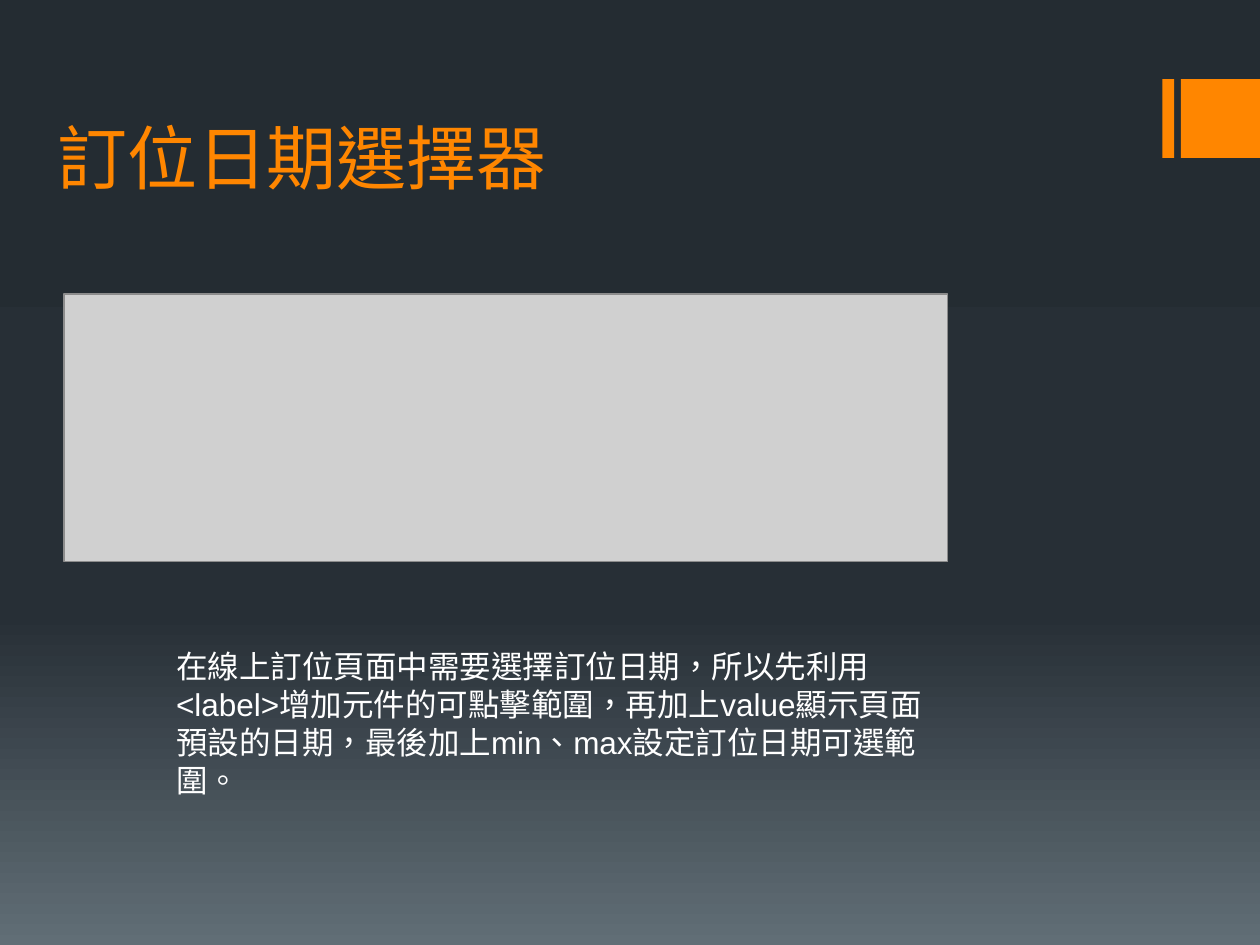
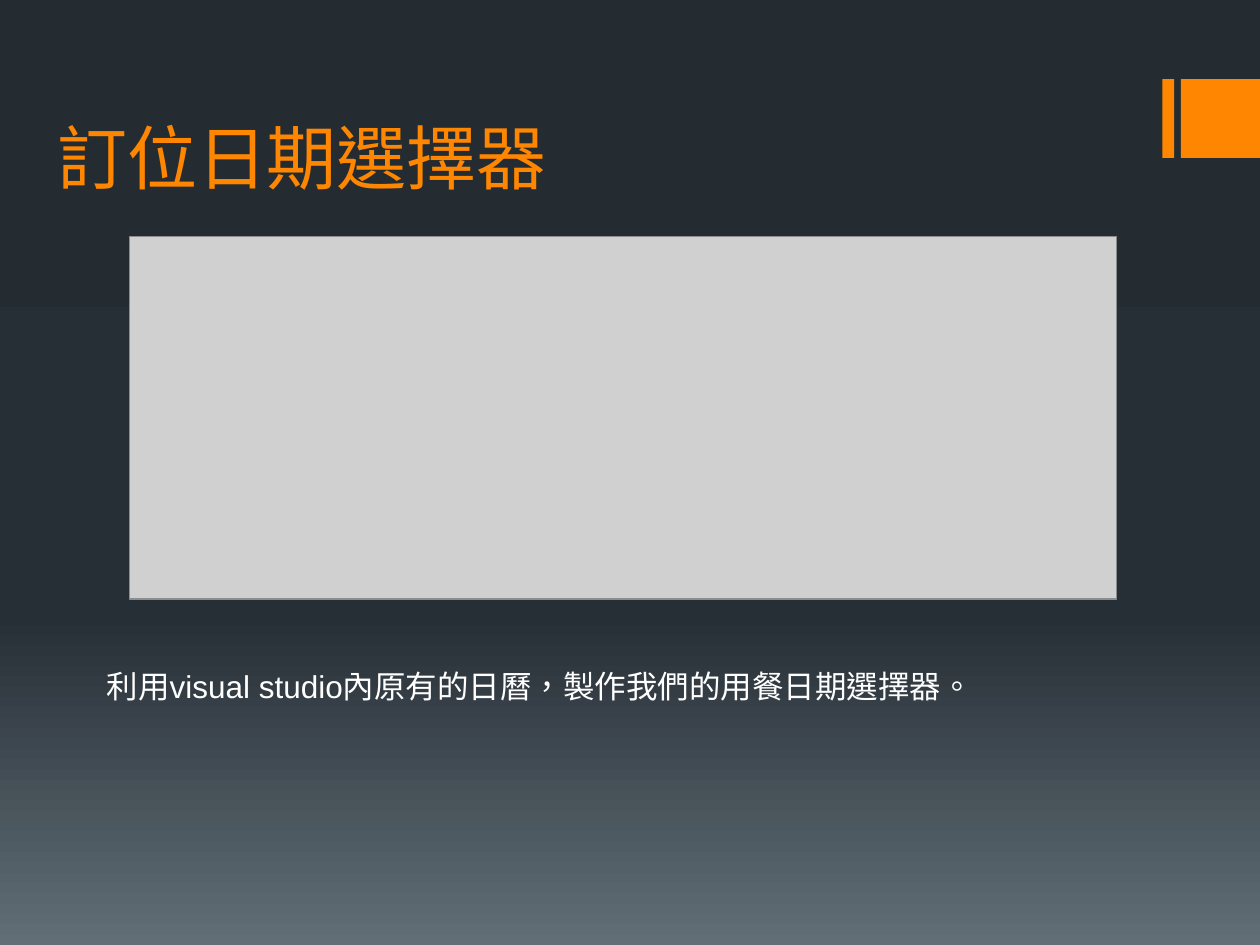
Before and after one commit to betty618742/meat, a slide deck: slide 5 of meat/互動式網頁期末報告.pptx. Drawn at 1260x945 pixels with LibreOffice and Linux fonts; fonts in the diff are those of the drawing; grey boxes stand for pictures. Boxes give left, top, right and bottom in pixels: in the first picture for what was removed or moved away, otherwise in the second. Text is boxed around its words. In the diff, an @@ line names an element or a change of style, - is before the commit and + after.

```diff
--- a/meat/互動式網頁期末報告.pptx
+++ b/meat/互動式網頁期末報告.pptx
@@ picture: place and size @@
-picture at <box>64,294,948,562</box>
+picture at <box>130,237,1116,600</box>
@@ text removed at <box>176,651,922,795</box> @@
-在線上訂位頁面中需要選擇訂位日期，所以先利用<label>增加元件的可點擊範圍，再加上value顯示頁面預設的日期，最後加上min、max設定訂位日期可選範圍。
@@ text added at <box>107,672,973,701</box>, 18 pt, text #FFFFFF @@
+利用visual studio內原有的日曆，製作我們的用餐日期選擇器。
```
Also in this commit, not shown: 4 other files.
